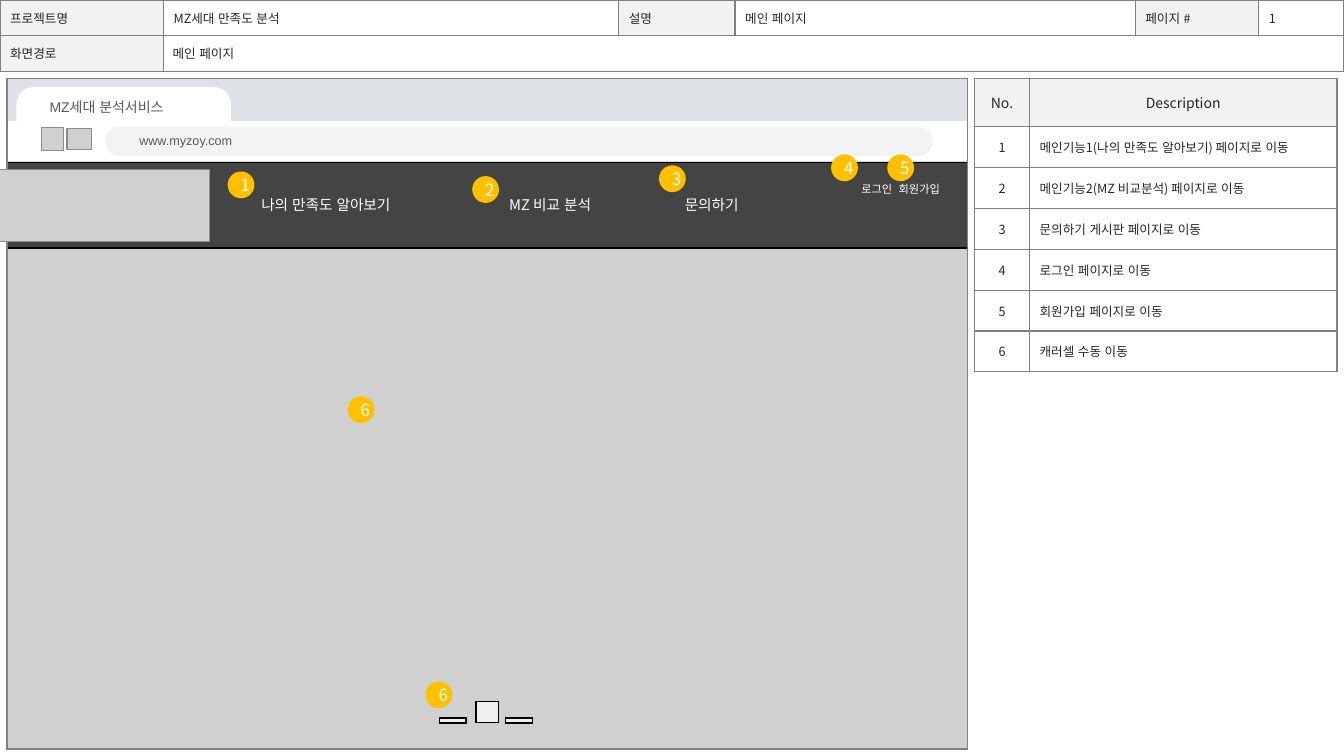
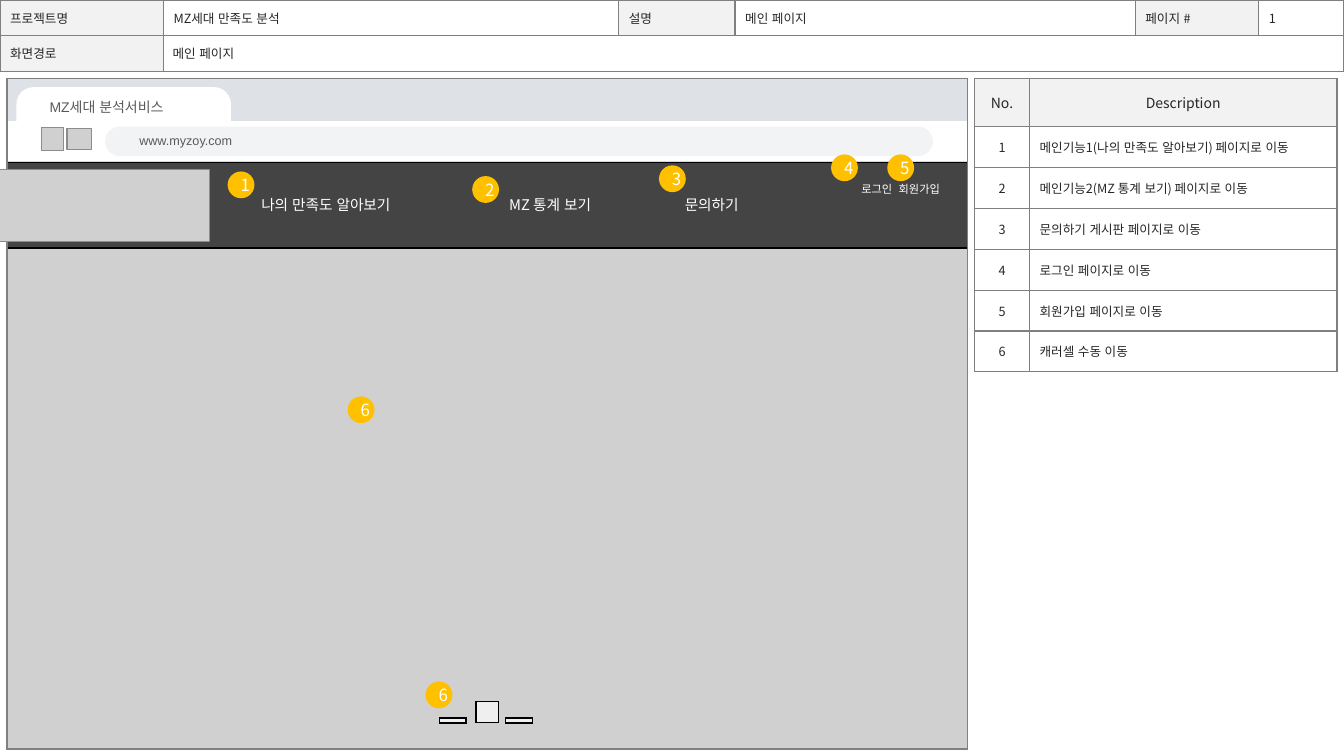
Before and after one commit to FourKong/Project_jh, a slide deck: slide 2 of portfolio/프로젝트 화면설계서_ver1.1.pptx. Drawn at 1344x756 pixels with LibreOffice and Linux fonts; fonts in the diff are those of the drawing; grey boxes stand for pictures; background and template pictures are left out. Boxes give left, top, right and bottom in pixels: in the first picture for what was removed or moved away, otherwise in the second. Text is boxed around its words. In the diff, an @@ line names an element or a change of style, - is before the commit and + after.

```diff
--- a/portfolio/프로젝트 화면설계서_ver1.1.pptx
+++ b/portfolio/프로젝트 화면설계서_ver1.1.pptx
@@ table at (x1=975, y1=79, x2=1337, y2=372) @@
-row 3, column 2: 메인기능2(MZ 비교분석) 페이지로 이동
+row 3, column 2: 메인기능2(MZ 통계 보기) 페이지로 이동
@@ text at (x1=509, y1=198, x2=591, y2=211): text changed @@
-MZ 비교 분석
+MZ 통계 보기
```
Also in this commit, not shown: 18 other slides changed.
